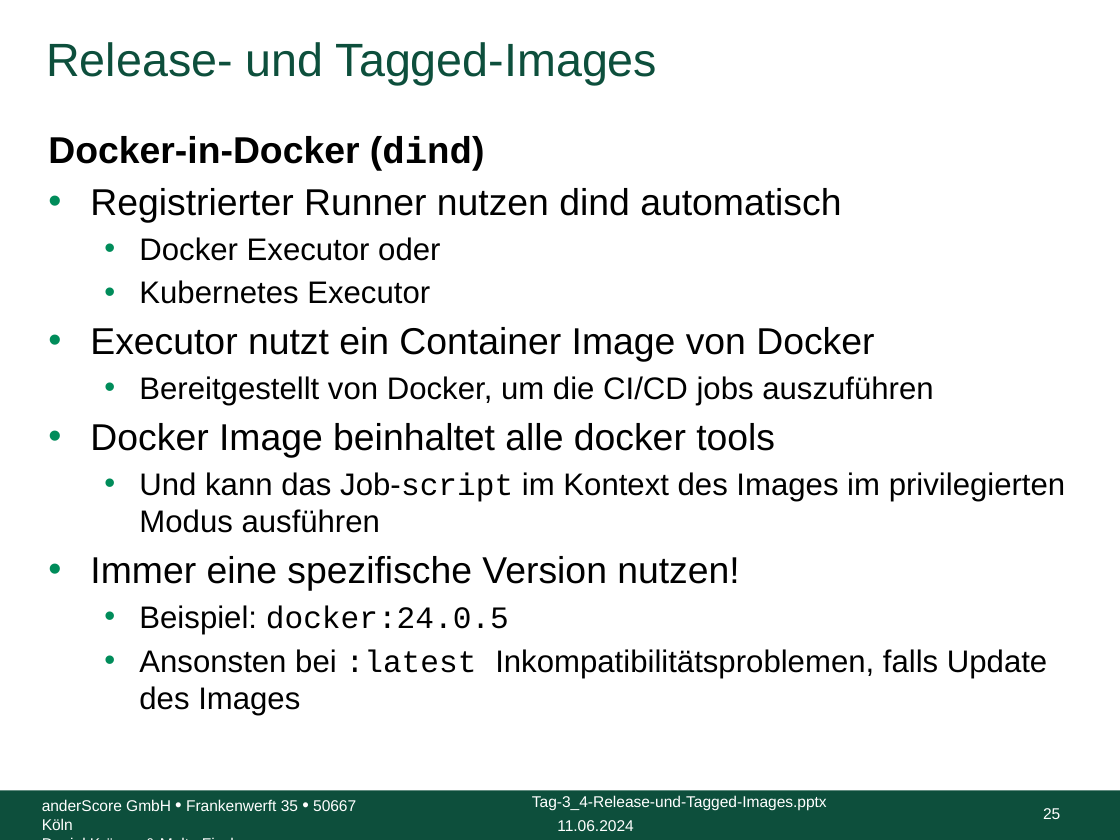
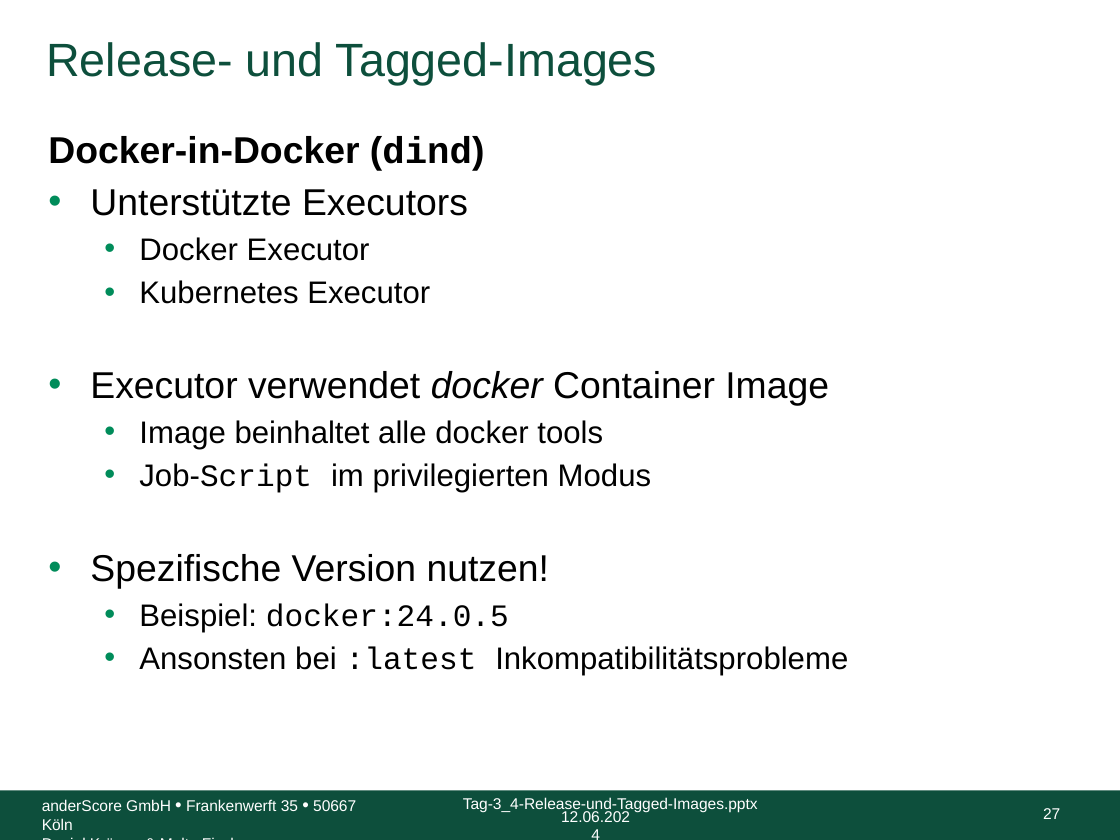
Before and after one commit to anderscore-gmbh/gitlab, a slide deck: slide 27 of slides/Tag-3_4-Release-und-Tagged-Images.pptx (slide 25 before the commit). Drawn at 1120x840 pixels with LibreOffice and Linux fonts; fonts in the diff are those of the drawing; background and template pictures are left out. Boxes give left, top, right and bottom in pixels: in the first picture for what was removed or moved away, otherwise in the second. Text is boxed around its words. In the diff, an @@ line names an element or a change of style, - is before the commit and + after.

```diff
--- a/slides/Tag-3_4-Release-und-Tagged-Images.pptx
+++ b/slides/Tag-3_4-Release-und-Tagged-Images.pptx
@@ text at box(90, 189, 468, 261): text changed @@
-• Registrierter Runner nutzen dind automatisch
-  • Docker Executor oder
+• Unterstützte Executors
+  • Docker Executor
@@ text at box(90, 371, 829, 588): text changed; size 20 to 24 pt @@
-• Executor nutzt ein Container Image von Docker
-  • Bereitgestellt von Docker, um die CI/CD jobs auszuführen
-• Docker Image beinhaltet alle docker tools
-  • Und kann das Job-script im Kontext des Images im privilegierten Modus ausführen
-• Immer eine spezifische Version nutzen!
+• Executor verwendet docker Container Image
+  • Image beinhaltet alle docker tools
+  • Job-Script im privilegierten Modus
+• Spezifische Version nutzen!
@@ text at box(139, 646, 848, 675): text changed @@
-  • Ansonsten bei :latest Inkompatibilitätsproblemen, falls Update des Images
+  • Ansonsten bei :latest Inkompatibilitätsprobleme
@@ text "Tag-3_4-Release-und-Tagged-Images.pptx": place and size @@
-text "Tag-3_4-Release-und-Tagged-Images.pptx" at box(532, 795, 827, 811)
+text "Tag-3_4-Release-und-Tagged-Images.pptx" at box(463, 797, 758, 813)
@@ page number at box(1043, 808, 1060, 819): text changed @@
-25
+27
@@ text at box(561, 811, 630, 822): text changed @@
-11.06.2024
+12.06.2024
```
Also in this commit, not shown: 33 other slides changed, 3 slides added.
